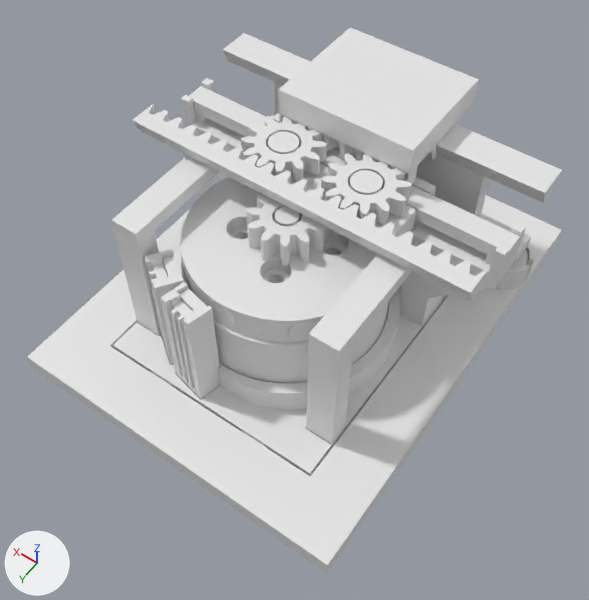
The Blender file 3-0/19.67_okantovka8_Z/okantovka8_Z.blend, before and after one commit.
Both versions are drawn from a 50 mm lens placed at (-41.8, 72.3, 96.1), pointed at (-2.3, 17.1, 9.3). The axes (+X, +Y, +Z) are drawn at lower left. The lights are the same throughout. The first picture is the older version.

Objects in the first picture: 'base', 'beam', 'brusok', 'cart', 'frame', 'motor', 'plat', 'posts', 'rack', 'rack_br', 'sens', 'slider', 'плавающая шестерня 1' and 4 more.
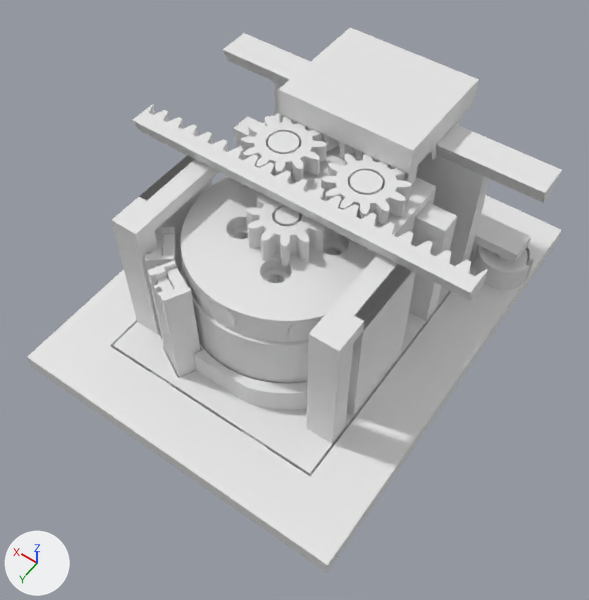
Location of each change, [x1, y1, x2, y2] in pixels of the pictures (589 x 600 px; the box of a moved part takes in the faces that stretch with it):
'base', reshaped: before [113, 78, 531, 476]; after [113, 82, 531, 476]
'posts', moved, turned: before [144, 249, 220, 400]; after [145, 227, 201, 378]
'brusok', reshaped (32% narrower, 29% shorter): before [189, 86, 520, 265]; after [233, 116, 457, 242]
'sens', moved, turned: before [163, 256, 207, 313]; after [163, 234, 188, 292]
part 1 of me_base, moved or reshaped: before [134, 78, 526, 447]; after [134, 140, 455, 447]

The change, as a diff of the scene's bpy script:
```diff
--- a/3-0/19.67_okantovka8_Z/okantovka8_Z.blend.py
+++ b/3-0/19.67_okantovka8_Z/okantovka8_Z.blend.py
@@ me_base @@
 # used by ob_base; parent = ob_ось_качания; location = (0.0, 0.0, 0.0)
-me_base.from_pydata(...)  # 1280 vertices, 2580 faces; spans x -25.0..25.0, y -14.4..36.3, z 0.5..23.4
+me_base.from_pydata(...)  # 1236 vertices, 2492 faces; spans x -23.1..23.1, y -14.4..36.3, z 0.5..23.4
+# me_base part 1: 36 vertices moved from x -14.9..15.0, y 1.0..30.0, z 2.5..6.5 to x -15.1..15.1, y 1.0..30.0, z 2.5..6.5; 154 vertices removed from x -25.0..25.0, y 0.5..33.7, z 1.5..23.4; 110 vertices added at x -16.7..16.7, y 1.6..32.8, z 1.5..23.4
 me_base.materials.append(mat_base)
@@ me_posts @@
 # used by ob_posts; parent = ob_ось_качания; location = (0.0, 0.0, 0.0)
-me_posts.from_pydata(...)  # 96 vertices, 184 faces; spans x 0.5..12.5, y 25.7..33.6, z 1.5..19.1
+me_posts.from_pydata(...)  # 96 vertices, 184 faces; spans x 4.2..15.4, y 22.6..32.6, z 1.5..19.1
+# me_posts part 2: the whole mesh is turned -15 degrees about the z axis through its middle, then moved by (3.4, -2.2, 0.0)
 me_posts.materials.append(mat_posts)
@@ me_sens @@
 # used by ob_sens; parent = ob_ось_качания; location = (0.0, 0.0, 0.0)
-me_sens.from_pydata(...)  # 16 vertices, 24 faces; spans x 1.09..10.74, y 26.04..31.37, z 15.53..18.53
+me_sens.from_pydata(...)  # 16 vertices, 24 faces; spans x 4.78..13.42, y 23.12..30.46, z 15.53..18.53
+# me_sens part 3: the whole mesh is turned -15 degrees about the z axis through its middle, then moved by (3.22, -1.98, 0.0)
 me_sens.materials.append(mat_sens)
@@ me_brusok @@
 # used by ob_brusok; parent = ob_ось_качания; location = (0.0, 0.0, 0.0)
-me_brusok.from_pydata(...)  # 24 vertices, 44 faces; spans x -25.0..25.0, y 1.9..5.1, z 19.4..22.9
+me_brusok.from_pydata(...)  # 8 vertices, 12 faces; spans x -16.7..16.7, y 1.9..5.1, z 19.4..21.4
+# me_brusok part 4: 24 vertices removed from x -25.0..25.0, y 1.9..5.1, z 19.4..22.9; 8 vertices added at x -16.7..16.7, y 1.9..5.1, z 19.4..21.4, forming a box
 me_brusok.materials.append(mat_brusok)
```
